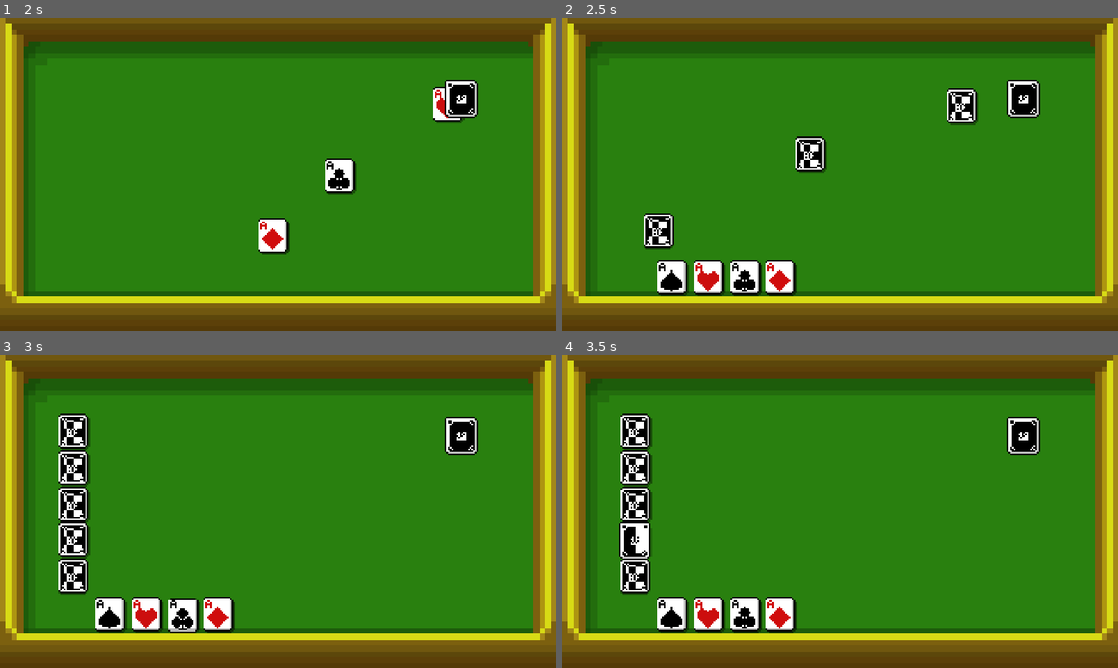
Above: before the commit, frames 1-4 (two rows, left to right).
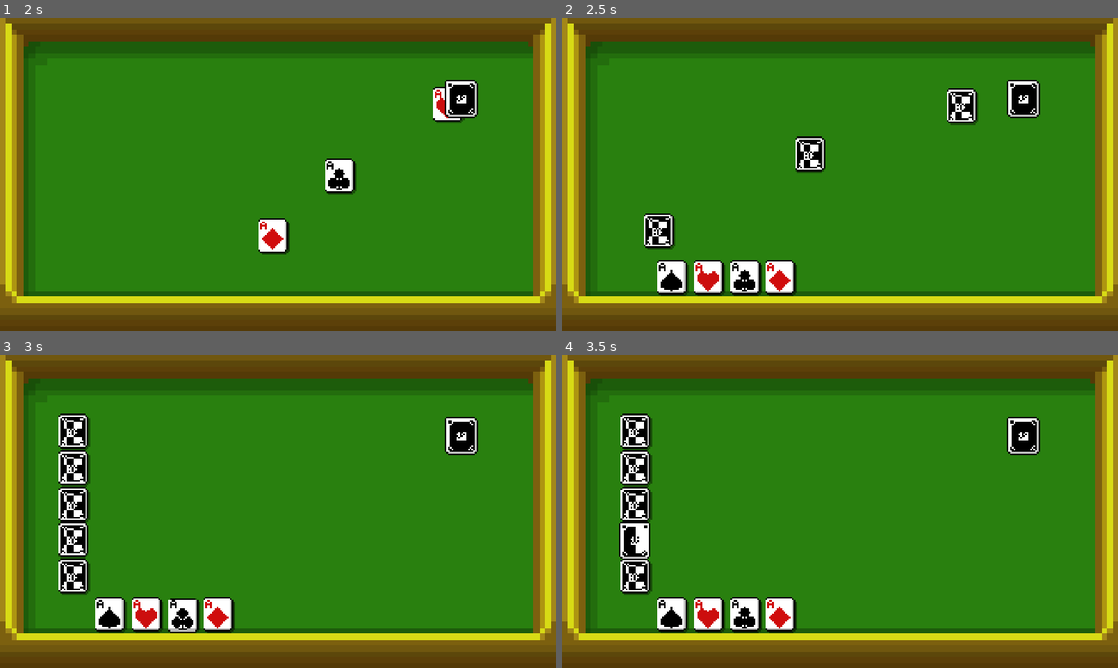
Above: after the commit, the same moments.

Repository: Kristerfer666/Riverhand
Game: Godot game, scene res://main.tscn
Two runs of this game, one before a commit and one after it. Both use one fixed random seed, a clock stepped at 60 frames per second and the inputs below.
Inputs (mouse positions are in pixels of both pictures, inside the frame that each line leads up to):
- Up to frame 1 (2 s): tap Enter at 0.5 s; move the mouse to (400, 158) at 0.52 s; click (400, 158) at 0.67 s; tap Space at 1.25 s; drag from (166, 190) to (461, 96) at 1.27 s
- Up to frame 2 (2.5 s): move the mouse to (834, 237) at 2.02 s; click (834, 237) at 2.17 s
- Up to frame 3 (3 s): drag from (183, 614) to (72, 542) at 2.77 s
- Up to frame 4 (3.5 s): no input

Frame 1 is identical in both runs. In frame 2, less than 0.1% of the frame differs, in the area x 14-48%, y 39-74%; in frame 3, less than 0.1%, in the area x 10-17%, y 54-77%; in frame 4, less than 0.1%.

Commit message:
podium display aces animation finish & bug fix

Diff:
--- a/Card.gd
+++ b/Card.gd
@@ -5,7 +5,7 @@
 
 const ACE_SCALE = Vector2(2.6, 2.6)
 const CARD_SCALE = Vector2(2.8, 2.8)
-const PODIUM_SCALE = Vector2(4, 4)
+const PODIUM_SCALE = Vector2(5, 5)
 const CARD_HITBOX_SIZE = Vector2(40, 55)
 
 var rot_degree_x
@@ -25,6 +25,7 @@
 var correct_y
 var last_move_pos
 var move_tween: Tween
+var screen_mid_y
 
 # Called when the node enters the scene tree for the first time.
 func _ready() -> void:
@@ -55,12 +56,16 @@
 func rescale():
 	var scale_to_use = Vector2(1, 1)
 
-	if small == true:
-		scale_to_use = ACE_SCALE
-		random_rotate()
+	if podium:
+		scale_to_use = PODIUM_SCALE
+		podium_display_start()
 	else:
-		scale_to_use = CARD_SCALE
-		random_rotate()
+		if small == true:
+			scale_to_use = ACE_SCALE
+			random_rotate()
+		else:
+			scale_to_use = CARD_SCALE
+			random_rotate()
 
 
 	# visual
@@ -97,8 +102,8 @@
 		shadow_track.tween_callback(func():
 			random_rotate()
 		)
-	await get_tree().create_timer(0.2).timeout
-	game_master.degrade_ace()
+		await get_tree().create_timer(0.2).timeout
+		game_master.degrade_ace()
 
 func calc_shade_new_pos(ace_pos):
 	var shade_pos = Vector2($Shade.position.x + 14, $Shade.position.y + 30)
@@ -108,6 +113,25 @@
 	var shade_pos = Vector2($AOS.position.x + 4, $AOS.position.y + 4)
 	return shade_pos
 
+func podium_display_start():
+	screen_mid_y = get_viewport_rect().size.y / 2
+	var tween = create_tween().bind_node(self)
+	tween.set_trans(Tween.TRANS_BACK)
+	tween.set_ease(Tween.EASE_OUT)
+	tween.tween_property($AOS, "scale", PODIUM_SCALE * 1.2, 0.6)
+	tween.parallel().tween_property($AOS, "global_position:y", screen_mid_y - 60, 0.6)
+	tween.parallel().tween_property($Shade, "modulate:a", 0.2, 0.6)
+	tween.parallel().tween_property($Shade, "scale", PODIUM_SCALE * 0.9, 0.6)
+	tween.parallel().tween_property($Shade, "global_position:y", screen_mid_y + 1, 0.6)
+	tween.tween_interval(1)
+	tween.set_trans(Tween.TRANS_CUBIC)
+	tween.set_ease(Tween.EASE_OUT)
+	tween.tween_property($AOS, "scale", PODIUM_SCALE, 0.4)
+	tween.parallel().tween_property($AOS, "global_position:y", screen_mid_y - 3, 0.4)
+	tween.parallel().tween_property($Shade, "modulate:a", 0.5, 0.4)
+	tween.parallel().tween_property($Shade, "scale", PODIUM_SCALE, 0.4)
+	tween.parallel().tween_property($Shade, "global_position:y", screen_mid_y, 0.4)
+
 func _on_area_2d_mouse_entered() -> void:
 	emit_signal("hovered", self)
 
--- a/GameMaster.gd
+++ b/GameMaster.gd
@@ -8,7 +8,7 @@
 var AOC_pos
 var AOD_pos
 
-var podium = []
+var podium = ["AOS", "AOH", "AOC"]
 var all_initial: Array = []
 
 var deck_ref
--- a/deck.gd
+++ b/deck.gd
@@ -100,7 +100,6 @@
 		game_master.register_initial(new_ace)
 		new_ace.ace = true
 		new_ace.small = true
-		$"../Dealermind".add_child(new_ace)
 		var x_dealing = CENTER_X_POS + (5 - (i + 1)) * (CARD_WIDTH)
 		var ace_position = Vector2(x_dealing, ACE_Y_POS)
 		var ace_image = str("res://materials/Card Faces/ver2/" + aces[-(i + 1)] + ".png")
@@ -112,6 +111,7 @@
 		initial_deal = false
 		new_ace.position = self.position
 		new_ace.get_node("AOS").texture = load(ace_image)
+		$"../Dealermind".add_child(new_ace)
 		tween.tween_property(new_ace, "position", ace_position, 0.3)
 		await get_tree().create_timer(0.1).timeout
 	for i in range(5):
@@ -122,7 +122,6 @@
 		game_master.register_initial(new_card)
 		new_card.small = true
 		new_card.get_node("AOS").texture = load(back_image)
-		$"../Dealermind".add_child(new_card)
 		new_card.name = "Card"
 		var new_position = Vector2(CENTER_X_POS, calculate_initial_card_position(i + 1))
 		new_card.num = card_drawn_name
@@ -133,6 +132,7 @@
 		new_card.podium = false
 		new_card.side_order = i + 1
 		new_card.position = self.position
+		$"../Dealermind".add_child(new_card)
 		animate_initial_card_tp(new_card, new_position)
 		await get_tree().create_timer(0.1).timeout
 	clickable = true
@@ -163,6 +163,7 @@
 	for i in range(1, 4):
 		var podium_image = "res://materials/Card Faces/ver2/Aces/%s.png" % game_master.podium[i - 1]
 		podium_display_card(i, podium_image)
+		await get_tree().create_timer(0.4).timeout
 	#var shown_ace_1= podium[-1]
 	#var shown_ace_2= podium[-2]
 	#var shown_ace_3= podium[-3]
@@ -176,7 +177,6 @@
 	var card_scene = preload(HAND_SCENE_PATH)
 	var new_card = card_scene.instantiate()
 	new_card.get_node("AOS").texture = load(card_image)
-	$"../Dealermind".add_child(new_card)
 	new_card.name = "Card"
 	new_card.drag = false
 	new_card.face_up = true
@@ -190,3 +190,4 @@
 	elif index == 3:
 		x_pos = 1
 	new_card.position.x = get_viewport_rect().size.x / 2 + (x_pos * 500)
+	$"../Dealermind".add_child(new_card)
--- a/hand.gd
+++ b/hand.gd
@@ -38,7 +38,6 @@
 		card.z_index = 2
 		animate_card_tp(card, new_position)
 
-
 func animate_card_tp(card, new_position):
 	var tween = get_tree().create_tween()
 	tween.tween_property(card, "position", new_position, 0.3)
--- a/podium_transition.gd
+++ b/podium_transition.gd
@@ -35,7 +35,7 @@
 	rows = ceil(screen_size.y / cell_size)
 
 	big_rect = ColorRect.new()
-	big_rect.color = Color(0, 0, 0, 0.3)
+	big_rect.color = Color(0, 0, 0, 0.6)
 	big_rect.size = get_viewport_rect().size
 	big_rect.position = get_viewport_rect().position
 	big_rect.scale = get_viewport_rect().size
@@ -45,7 +45,7 @@
 	for y in range(rows):
 		for x in range(cols):
 			var rect = ColorRect.new()
-			rect.color = Color(0, 0, 0, 0.3)
+			rect.color = Color(0, 0, 0, 0.6)
 			rect.size = Vector2(cell_size, cell_size)
 			rect.position = Vector2(x * cell_size, y * cell_size)
 			rect.scale = Vector2(0.01, 0.01)
